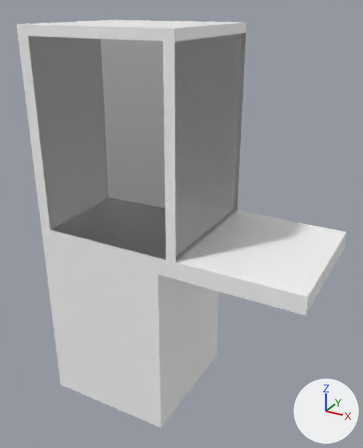
A saved change to the Blender file VirtualOnlineShopping/Assets/Models/Mannequins/clothesHolder.blend.
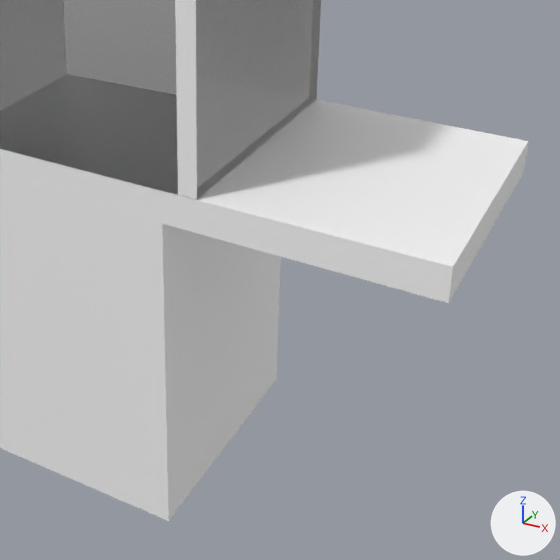
There are two pictures of each version: one whole from a camera (50 mm lens) standing at (4.08, -5.95, 4.96) and looking at (0.82, -0.02, 2.0), one close up on the part from 20% to 100% of the width and 36% to 100% of the height. The lights are fixed; the arrows at lower right show +X, +Y and +Z.
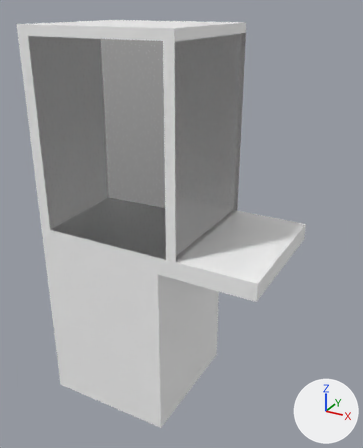
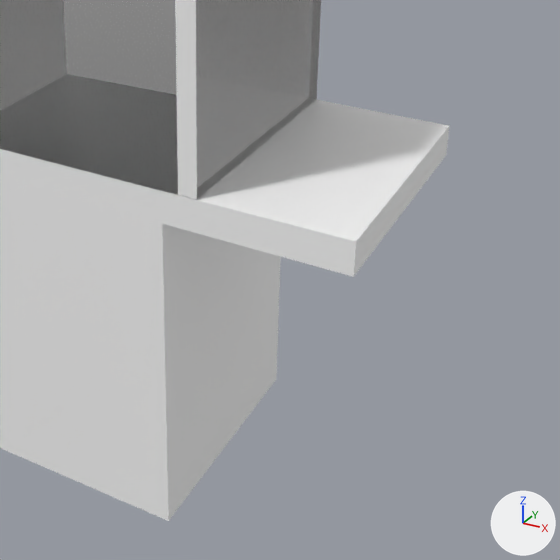
Location of each change, (x1, y1, x2, y2) in pixels of the close-ups (560 x 560 px; the box of a moved part takes in the faces that stretch with it):
'Cube', reshaped
    before: (0, 0, 528, 521)
    after: (0, 0, 449, 521)
part 1 of me_cube, moved or reshaped
    before: (178, 100, 528, 303)
    after: (178, 100, 449, 277)

What the commit changed:
me_cube has 48 vertices, 43 faces and spans x -1.0..2.98, y -1.0..1.0, z -1.0..4.72.
me_cube is used by ob_cube; location (0.0, 0.0, 0.0).
Before the commit, vertices of me_cube: 20 (2.98, -1.0, 1.68) at pixel (448, 303), 21 (2.98, -1.0, 1.93) at pixel (452, 266), 22 (2.98, 1.0, 1.93) at pixel (528, 141), 23 (2.98, 1.0, 1.68) at pixel (524, 171).
Part 1, on me_cube:
Vertices 20 to 23 of me_cube move by (-0.6, 0.0, 0.0).
